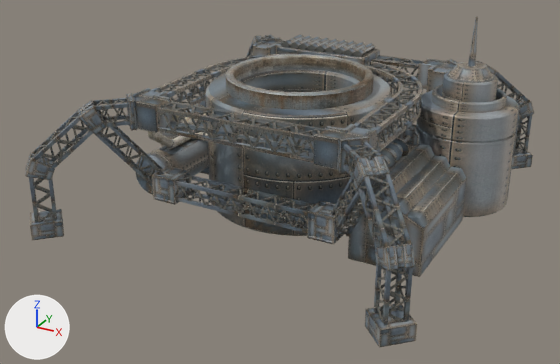
What one commit did to the FBX model Content/MyStuff/ENTITIES/STRUCTURES/radar/static1.fbx.
One viewpoint serves both versions: a camera (50 mm lens) standing at (4.66, -9.21, 4.58) and looking at (-0.09, -0.57, 0.26). The lights are fixed; the arrows at lower left show +X, +Y and +Z. Where no turn or scale is listed for an object, it has been applied to the vertices.
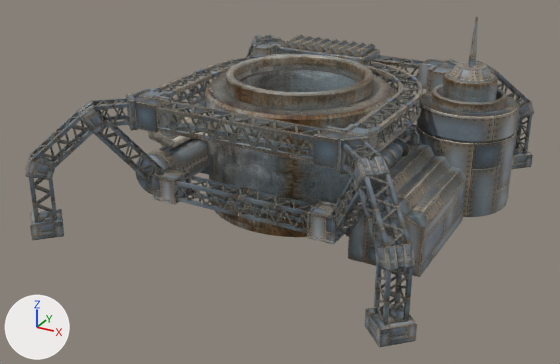
Where the newer file only moved an object's origin or applied its transform, the numbers keep the older frame.

Where the change shows, as pixel boxes (x1, y1, x2, y2) in the pictures (560 x 364 px):
'Cylinder_Cylinder', reshaped
    before: (206, 69, 393, 236)
    after: (206, 69, 393, 237)
'Cylinder_8', recoloured, surface changed
    both: (442, 72, 498, 102)
'Cube_166', moved
    both: (126, 37, 458, 174)
part 1 of me_mesh_042, surface changed
    both: (416, 124, 516, 217)
part 2 of me_mesh_423, surface changed (grey to brown)
    both: (226, 69, 374, 110)
part 3 of me_mesh_002, surface changed
    both: (290, 35, 314, 49)
part 4 of me_mesh_001, surface changed
    both: (281, 34, 305, 47)
part 5 of me_mesh_039, surface changed
    both: (442, 73, 498, 102)
part 6 of me_mesh_041, surface changed
    both: (417, 91, 519, 142)
part 7 of me_mesh_424, cut back
    before: (206, 69, 390, 236)
    after: (206, 69, 390, 237)
part 8 of me_mesh_424, recoloured (grey to brown)
    both: (206, 86, 393, 120)
part 9 of me_mesh_009, surface changed
    both: (352, 43, 376, 57)

The change, as a diff of the scene's bpy script:
```diff
--- a/Content/MyStuff/ENTITIES/STRUCTURES/radar/static1.fbx.py
+++ b/Content/MyStuff/ENTITIES/STRUCTURES/radar/static1.fbx.py
@@ mat_mat6 @@
+mat_mat6 = bpy.data.materials.new('mat6')
+# uses the picture img_radar_mat6_diffuse1_jpg
@@ mat_mat4 @@
+mat_mat4 = bpy.data.materials.new('mat4')
+# uses the picture img_radar_mat4_diffuse1_jpg
@@ me_mesh_001 @@
 me_mesh_001.from_pydata(...)  # 12 vertices, 10 faces; spans x -0.078..0.078, y -0.275..0.275, z -0.086..0.047
+# me_mesh_001 part 4: texture (UV) coordinates of 10 of 10 faces, centred in x -0.052..0.052, y -0.275..0.275, z -0.078..0.023, changed; they spanned u 0.0..1.0, v 0.0..1.0 and now span u -0.54..0.64, v 0.93..1.96
 me_mesh_001.materials.append(mat_mat1)
@@ me_mesh_039 @@
 me_mesh_039.from_pydata(...)  # 122 vertices, 150 faces; spans x -0.359..0.359, y -0.357..0.357, z -0.238..0.238
-me_mesh_039.materials.append(mat_mat1)
+# me_mesh_039 part 5: texture (UV) coordinates of 60 of 150 faces, centred in x -0.355..0.355, y -0.357..0.357, z 0.0..0.23, changed; they spanned u 0.0..1.0, v 0.31..0.71 and now span u 0.18..0.85, v 1.0..1.65
+me_mesh_039.materials.append(mat_mat4)
@@ me_mesh_041 @@
 me_mesh_041.from_pydata(...)  # 122 vertices, 150 faces; spans x -0.675..0.675, y -0.671..0.671, z -0.178..0.178
+# me_mesh_041 part 6: texture (UV) coordinates of 150 of 150 faces, centred in x -0.668..0.668, y -0.671..0.671, z -0.178..0.178, changed; they spanned u 0.0..1.0, v 0.0..1.0 and now span u -1.01..0.99, v -0.61..0.39
 me_mesh_041.materials.append(mat_mat1)
@@ me_mesh_009 @@
 me_mesh_009.from_pydata(...)  # 12 vertices, 10 faces; spans x -0.078..0.078, y -0.275..0.275, z -0.086..0.047
+# me_mesh_009 part 9: texture (UV) coordinates of 10 of 10 faces, centred in x -0.052..0.052, y -0.275..0.275, z -0.078..0.023, changed; they spanned u 0.0..1.0, v 0.0..1.0 and now span u -0.54..0.64, v 0.93..1.96
 me_mesh_009.materials.append(mat_mat1)
@@ me_mesh_002 @@
 me_mesh_002.from_pydata(...)  # 12 vertices, 10 faces; spans x -0.078..0.078, y -0.275..0.275, z -0.086..0.047
+# me_mesh_002 part 3: texture (UV) coordinates of 10 of 10 faces, centred in x -0.052..0.052, y -0.275..0.275, z -0.078..0.023, changed; they spanned u 0.0..1.0, v 0.0..1.0 and now span u -0.54..0.64, v 0.93..1.96
 me_mesh_002.materials.append(mat_mat1)
@@ me_mesh_042 @@
 me_mesh_042.from_pydata(...)  # 122 vertices, 150 faces; spans x -0.675..0.675, y -0.671..0.671, z -0.548..0.548
+# me_mesh_042 part 1: texture (UV) coordinates of 150 of 150 faces, centred in x -0.668..0.668, y -0.671..0.671, z -0.548..0.548, changed; they spanned u 0.0..1.0, v 0.0..1.0 and now span u -1.04..1.44, v -0.19..1.46
 me_mesh_042.materials.append(mat_mat1)
@@ me_mesh_423 @@
 me_mesh_423.from_pydata(...)  # 320 vertices, 320 faces; spans x -0.99..0.99, y -0.99..0.99, z -0.31..0.31
+# me_mesh_423 part 2: texture (UV) coordinates of 80 of 320 faces, centred in x -0.99..0.99, y -0.99..0.99, z 0.0..0.3, changed; they spanned u -0.06..2.15, v -0.23..0.5 and now span u -0.47..1.66, v -0.15..0.39
 me_mesh_423.materials.append(mat_mat5)
@@ me_mesh_424 @@
-me_mesh_424.from_pydata(...)  # 282 vertices, 300 faces; spans x -1.26..1.26, y -1.26..1.26, z -0.82..0.82
+me_mesh_424.from_pydata(...)  # 182 vertices, 200 faces; spans x -1.26..1.26, y -1.26..1.26, z -0.82..0.82
+# me_mesh_424 part 7
+# 180 vertices are removed from x -1.26..1.26, y -1.26..1.26, z -0.82..0.82
+# 260 faces are deleted
+# 20 vertices move from x -0.87..0.87, y -0.87..0.87, z 0.82 to x -0.83..0.83, y -0.83..0.83, z 0.82
+# 20 vertices are added at x -0.81..0.81, y -0.81..0.81, z 0.82
+# 40 new vertices lie (0.0, 0.0, -1.6) away from vertices in x -1.26..1.26, y -1.26..1.26, z 0.78
+# 20 new vertices lie (0.0, 0.0, -0.56) away from vertices in x -0.87..0.87, y -0.87..0.87, z 0.82
+# 120 new faces join them, mat_mat4
+# 40 new faces join them, mat_mat6
+# me_mesh_424 part 8: 40 faces spanning x -1.26..1.26, y -1.26..1.26, z 0.78..0.82 switch from mat_mat1 to mat_mat4
+me_mesh_424.materials.append(mat_mat6)
@@ ob_cube_166 @@
 ob_cube_166 = bpy.data.objects.new('Cube_166', me_mesh_353)
-ob_cube_166.location = (1.522, -1.839, 1.429)
+ob_cube_166.location = (1.518, -1.835, 1.429)
```
